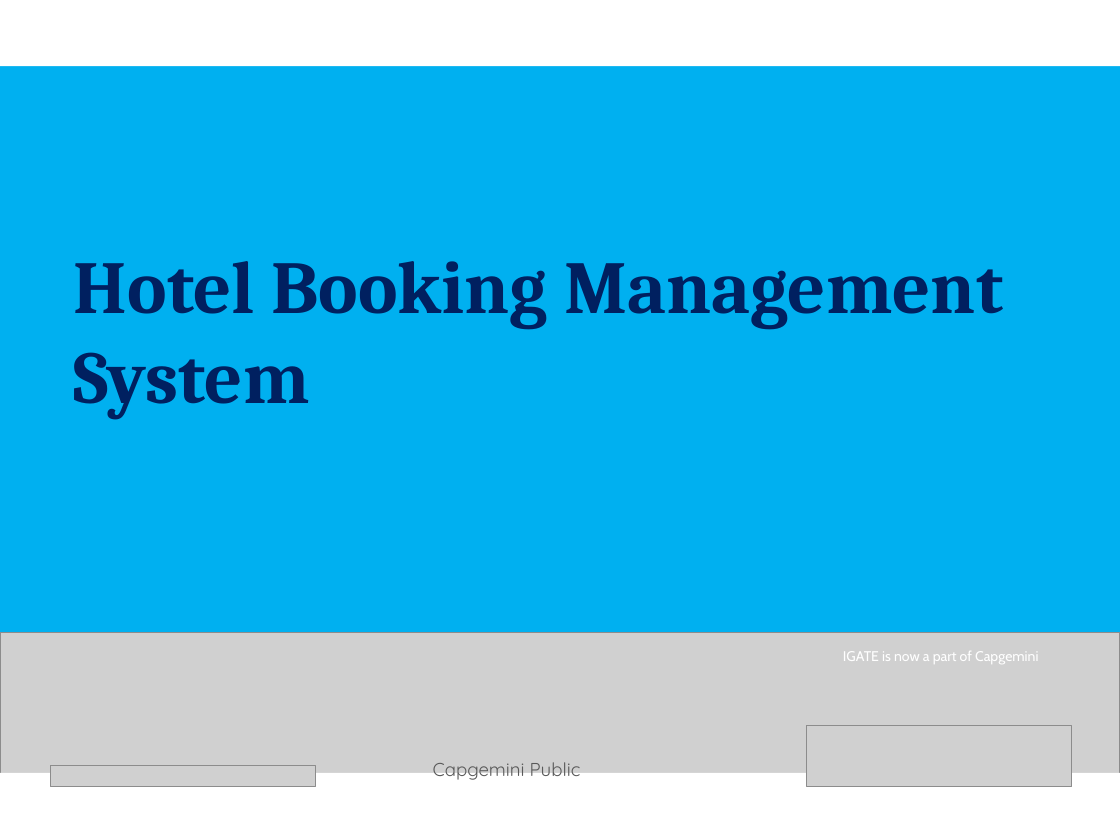
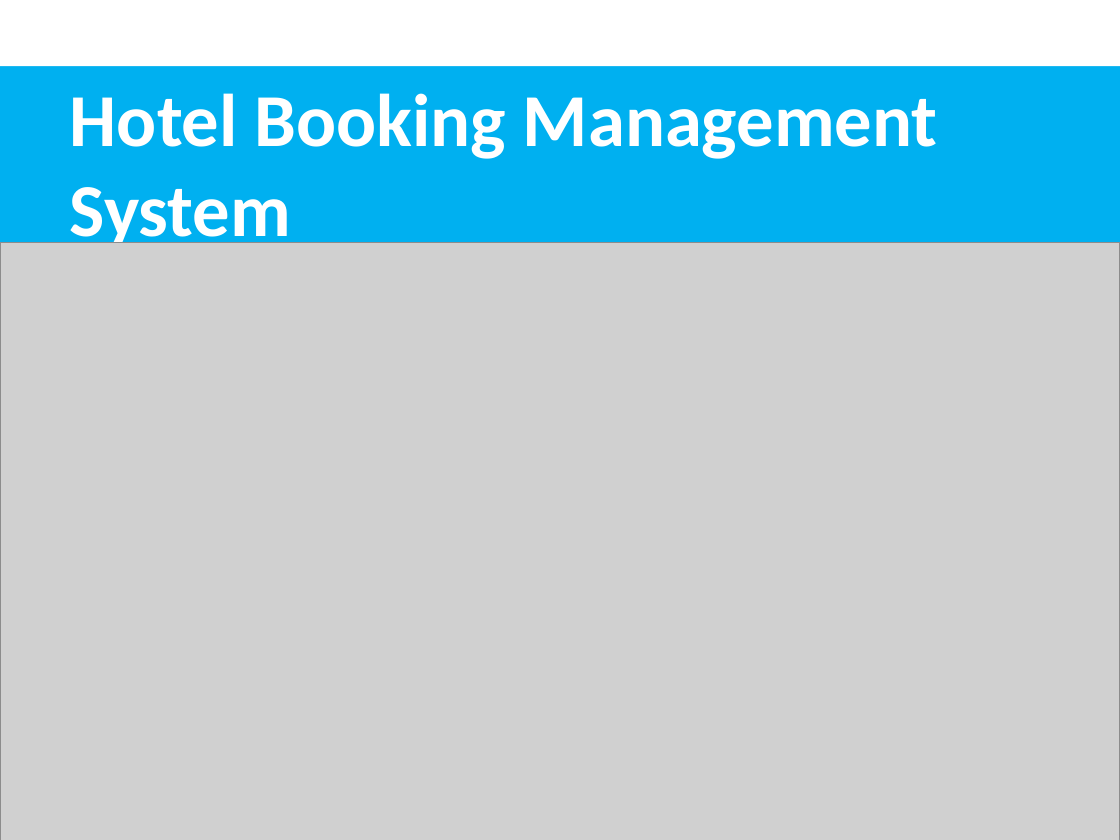
Before and after one commit to amolhadkar71/sssssssss, a slide deck: slide 1 of GroupB_HBMS_ppt.pptx. Drawn at 1120x840 pixels with LibreOffice and Linux fonts; fonts in the diff are those of the drawing; grey boxes stand for pictures. Boxes give left, top, right and bottom in pixels: in the first picture for what was removed or moved away, otherwise in the second. Text is boxed around its words. In the diff, an @@ line names an element or a change of style, - is before the commit and + after.

```diff
--- a/GroupB_HBMS_ppt.pptx
+++ b/GroupB_HBMS_ppt.pptx
@@ text "Hotel Booking Management System": place and size @@
-text "Hotel Booking Management System" at <box>74,261,1003,419</box>
+text "Hotel Booking Management System" at <box>70,93,937,253</box>
@@ text "Hotel Booking Management System" at <box>70,93,937,253</box>: font Cambria to Calibri, text colour #002060 to #FFFFFF @@
@@ picture added at <box>0,243,1120,840</box> @@
@@ text removed at <box>843,651,1038,664</box> @@
-IGATE is now a part of Capgemini
@@ picture removed at <box>806,726,1072,787</box> @@
@@ picture removed at <box>50,765,316,786</box> @@
@@ text removed at <box>433,762,581,782</box> @@
-Capgemini Public
```
Also in this commit, not shown: 12 other slides changed, 13 slides added, 9 slides removed.
